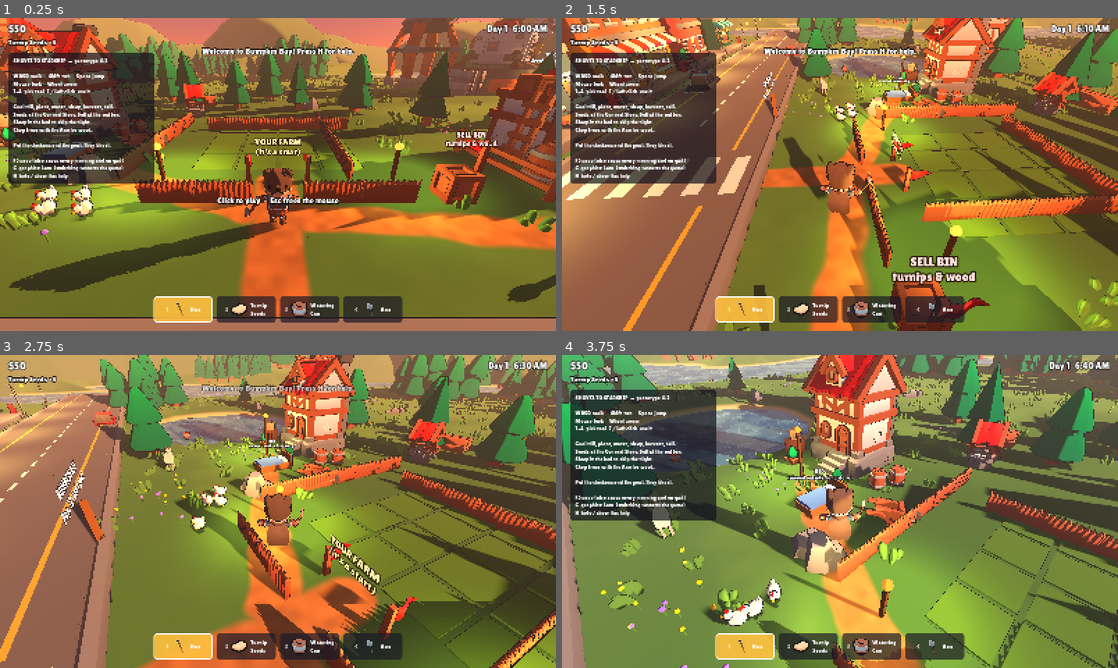
Above: before the commit, frames 1-4 (two rows, left to right).
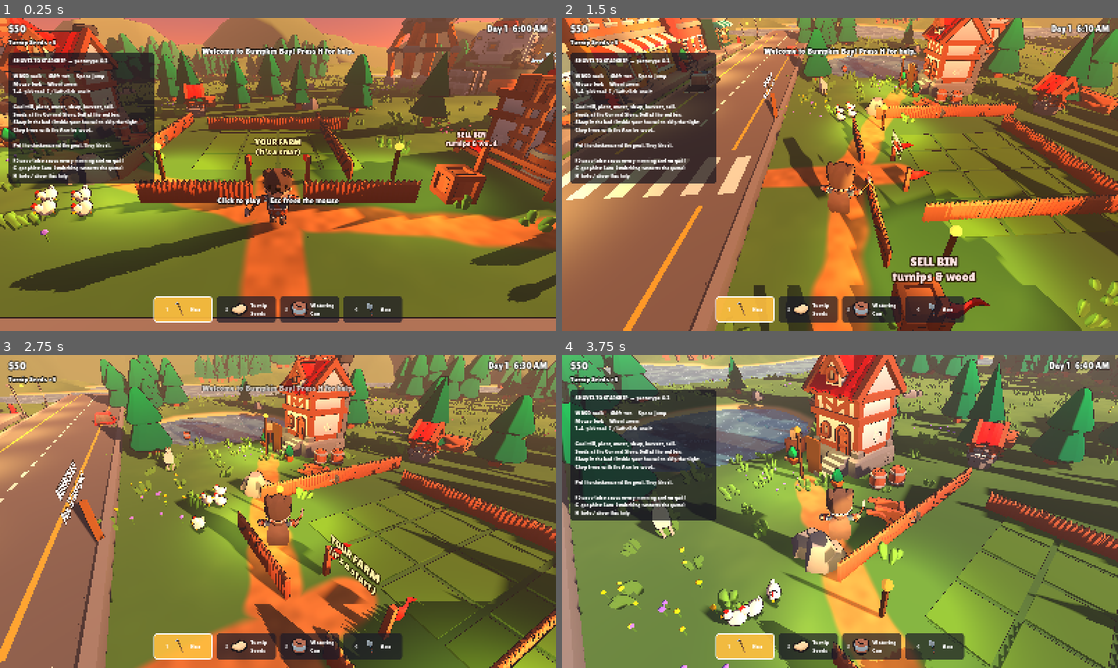
Above: after the commit, the same moments.

Repository: tralesmile/Shovel-to-Starhip
Game: Godot game, scene res://scenes/main.tscn
The game is run twice, just before and just after one commit, with the same random seed, the same clock (stepped at 60 frames per second) and the same inputs.
Inputs (mouse positions are in pixels of both pictures, inside the frame that each line leads up to):
- Up to frame 1 (0.25 s): no input
- Up to frame 2 (1.5 s): tap H (help) at 0.5, 1.25 s; move the mouse to (962, 158) at 0.52 s; hold D (move_right) 0.53-1.28 s; hold E (interact) 0.53-1.28 s; click (962, 158) at 0.67 s; tap Space (jump) at 0.77, 1.07 s; move the mouse to (812, 174) at 1.27 s; hold W (move_forward) from 1.28 s (still down); tap E (interact) at 1.35 s
- Up to frame 3 (2.75 s): keep holding W (move_forward); tap Space (jump) at 1.52, 1.82 s; tap H (help) at 2 s; move the mouse to (289, 505) at 2.02 s; hold E (interact) from 2.03 s (still down); click (289, 505) at 2.1 s
- Up to frame 4 (3.75 s): keep holding W (move_forward); tap H (help) at 2.75 s; move the mouse to (834, 517) at 2.77 s; release E (interact) at 2.78 s; tap Shift (sprint) at 2.85 s; click (834, 517) at 2.92 s; tap Space (jump) at 3.02, 3.32 s; tap E (interact) at 3.05 s; move the mouse to (878, 514) at 3.52 s; hold E (interact) from 3.53 s (still down); tap 1 (tool_1) at 3.6 s

The runs differ from the first frame. In frame 1, 1.6% of the frame differs, in the area x 0-100%, y 28-80%; in frame 2, 0.7%; in frame 3, 0.6%; in frame 4, 1.4%.

Commit message:
Sprint 1: enterable interiors, doors, indoor bed, NPC daily routines + tests
Co-Authored-By: Claude Sonnet 5.5 <noreply@anthropic.com>
Claude-Session: https://claude.ai/code/session_01UudisjYyXV3tKkB1ip5vpR

Diff:
--- /dev/null
+++ b/scripts/buildings.gd
@@ -0,0 +1,109 @@
+class_name Buildings
+extends RefCounted
+## Enterable buildings: each one gets a small interior room parked far from the
+## town (interiors are separate spaces; doors teleport the player between them).
+## Pure helpers (Schedule) are kept free of scene state so they can be unit tested.
+
+const INTERIOR_ORIGIN := Vector3(400, 0, 0)
+const INTERIOR_SPACING := 30.0
+const ROOM := Vector3(8.0, 3.2, 6.0)    ## width (x), height (y), depth (z)
+
+
+## Interior origin for the nth building.
+static func interior_origin(index: int) -> Vector3:
+	return INTERIOR_ORIGIN + Vector3(0, 0, index * INTERIOR_SPACING)
+
+
+static func solid_box(parent: Node, size: Vector3, pos: Vector3, color: Color) -> StaticBody3D:
+	var body := StaticBody3D.new()
+	body.position = pos
+	parent.add_child(body)
+	var mi := Art.box(size, color)
+	body.add_child(mi)
+	var shape := CollisionShape3D.new()
+	var bs := BoxShape3D.new()
+	bs.size = size
+	shape.shape = bs
+	body.add_child(shape)
+	return body
+
+
+## Builds an interior room and an exit door. `outside` is the global spot the exit
+## door drops the player at. Returns {root, entry (global inside spot), exit_door}.
+static func build_interior(parent: Node, index: int, outside: Vector3, wall_color: Color, title: String) -> Dictionary:
+	var origin := interior_origin(index)
+	var room := Node3D.new()
+	room.name = "Interior_%d" % index
+	room.position = origin
+	parent.add_child(room)
+	var t := 0.3
+	solid_box(room, Vector3(ROOM.x, t, ROOM.z), Vector3(0, -t / 2.0, 0), Art.WOOD.darkened(0.1))      # floor
+	solid_box(room, Vector3(ROOM.x, t, ROOM.z), Vector3(0, ROOM.y + t / 2.0, 0), Art.WOOD.darkened(0.3)) # ceiling
+	solid_box(room, Vector3(ROOM.x, ROOM.y, t), Vector3(0, ROOM.y / 2.0, -ROOM.z / 2.0), wall_color)    # back
+	solid_box(room, Vector3(ROOM.x, ROOM.y, t), Vector3(0, ROOM.y / 2.0, ROOM.z / 2.0), wall_color)     # front (door wall)
+	solid_box(room, Vector3(t, ROOM.y, ROOM.z), Vector3(-ROOM.x / 2.0, ROOM.y / 2.0, 0), wall_color)
+	solid_box(room, Vector3(t, ROOM.y, ROOM.z), Vector3(ROOM.x / 2.0, ROOM.y / 2.0, 0), wall_color)
+	# Indoor lighting: a warm lamp that stays on whatever the sun is doing.
+	var lamp := OmniLight3D.new()
+	lamp.position = Vector3(0, ROOM.y - 0.5, 0)
+	lamp.omni_range = 11.0
+	lamp.light_energy = 2.2
+	lamp.light_color = Color(1.0, 0.86, 0.62)
+	room.add_child(lamp)
+	var bulb := Art.box(Vector3(0.3, 0.2, 0.3), Color(1.0, 0.92, 0.6))
+	bulb.position = Vector3(0, ROOM.y - 0.1, 0)
+	room.add_child(bulb)
+	var sign := Art.label(title, 44, Color(1, 0.95, 0.8))
+	sign.position = Vector3(0, ROOM.y - 0.8, -ROOM.z / 2.0 + 0.3)
+	room.add_child(sign)
+	# Exit door on the front wall, standing just inside.
+	var exit_door := Door.new()
+	exit_door.name = "ExitDoor"
+	exit_door.position = Vector3(0, 0, ROOM.z / 2.0 - 0.9)
+	exit_door.destination = outside
+	exit_door.label = "Leave"
+	exit_door.interact_radius = 1.5
+	room.add_child(exit_door)
+	exit_door.add_child(_door_mesh())
+	return {"root": room, "entry": origin + Vector3(0, 0.1, ROOM.z / 2.0 - 1.8), "exit_door": exit_door}
+
+
+## Adds a front door to a facade. Teleports to `entry` inside.
+static func add_front_door(parent: Node, local_pos: Vector3, entry: Vector3, label: String, with_mesh: bool = true) -> Door:
+	var d := Door.new()
+	d.position = local_pos
+	d.destination = entry
+	d.label = label
+	d.interact_radius = 1.6
+	parent.add_child(d)
+	if with_mesh:
+		d.add_child(_door_mesh())
+	return d
+
+
+static func _door_mesh() -> Node3D:
+	var m := Art.box(Vector3(1.1, 2.1, 0.12), Art.WOOD.darkened(0.25))
+	m.position.y = 1.05
+	return m
+
+
+## NPC daily routine, driven by Game.time_of_day (0..1).
+class Schedule:
+	enum Activity { SLEEP, WAKE, WORK, HOME }
+	const WAKE_AT := 6.0
+	const WORK_AT := 8.0
+	const HOME_AT := 17.0
+	const SLEEP_AT := 22.0
+
+	static func activity_at(time_of_day: float, wake_shift: float = 0.0) -> int:
+		var h := fposmod(time_of_day * 24.0 - wake_shift, 24.0)
+		if h >= SLEEP_AT or h < WAKE_AT:
+			return Activity.SLEEP
+		if h < WORK_AT:
+			return Activity.WAKE
+		if h < HOME_AT:
+			return Activity.WORK
+		return Activity.HOME
+
+	static func is_indoors(activity: int) -> bool:
+		return activity != Activity.WORK
--- /dev/null
+++ b/scripts/door.gd
@@ -0,0 +1,23 @@
+class_name Door
+extends Interactable
+## Walk-up door: press E to be moved to `destination` (global position).
+
+@export var destination: Vector3 = Vector3.ZERO
+@export var label: String = "Enter"
+
+
+func get_prompt(_game: GameState) -> String:
+	return "[E] %s" % label
+
+
+func interact(_game: GameState) -> void:
+	var p := get_tree().get_first_node_in_group("player") as Node3D
+	if p != null:
+		go(p)
+
+
+## Moves a body through the door.
+func go(body: Node3D) -> void:
+	body.global_position = destination
+	if body is CharacterBody3D:
+		(body as CharacterBody3D).velocity = Vector3.ZERO
--- a/scripts/hud.gd
+++ b/scripts/hud.gd
@@ -99,7 +99,7 @@
 
 Goal: till, plant, water, sleep, harvest, sell.
 Seeds at the General Store. Sell at the red bin.
-Sleep in the bed to skip the night.
+Sleep in the bed (inside your house) to skip the night.
 Chop trees with the Axe for wood.
 
 Pet the chickens and the goat. They like it.
--- a/scripts/main.gd
+++ b/scripts/main.gd
@@ -11,6 +11,7 @@
 var _lamp_mat: ShaderMaterial
 var _fireflies: Array[CPUParticles3D] = []
 var _day_critters: Array[Node3D] = []
+var _npcs: Array[Npc] = []
 
 const TREE_SPOTS := [
 	Vector3(-8, 0, -9), Vector3(-4, 0, -11), Vector3(2, 0, -10), Vector3(7, 0, -9),
@@ -29,6 +30,7 @@
 	_build_sell_bin()
 	_build_trees()
 	_build_road_and_signs()
+	_build_interiors()
 	_build_spaceport()
 	_build_scenery()
 	_build_flowers()
@@ -67,6 +69,8 @@
 		if c.position.x > 110.0:
 			c.position.x = -110.0
 	_update_daylight()
+	for n in _npcs:
+		n.update_routine(Game.time_of_day, delta)
 
 
 ## Sun, moon, sky colours, lamps and fireflies follow the clock.
@@ -214,37 +218,60 @@
 	Models.solid(self, Models.MED + "resource_lumber.gltf", Vector3(-8, 0, -12), 4.5, 0.2)
 	for bx in [-2.0, 2.0]:
 		Models.put(house, Models.CITY + "bush.gltf", Vector3(bx, 0, 2.8), 3.0)
-	# The bed lives outside. Long story.
+
+
+func _build_store() -> void:
+	var store := Node3D.new()
+	store.name = "Store"
+	store.position = Vector3(14, 0, 4)
+	add_child(store)
+	Models.solid(store, Models.MED + "building_market_red.gltf", Vector3.ZERO, 5.0, 0.0, 0.85)
+	var sign := Art.label("GENERAL STORE\nseeds · snacks · questionable advice", 60, Color(1, 1, 0.8))
+	sign.position = Vector3(0, 6.2, 3.6)
+	sign.billboard = BaseMaterial3D.BILLBOARD_DISABLED
+	store.add_child(sign)
+
+
+## Interiors for the player house, the store and three town homes, plus NPCs
+## with daily routines. Interiors live far away; doors teleport the player.
+func _build_interiors() -> void:
+	var interiors := Node3D.new()
+	interiors.name = "Interiors"
+	add_child(interiors)
+	# 0: player house (the bed finally moved indoors)
+	var house := get_node("House") as Node3D
+	var out0 := house.global_position + Vector3(0, 0.1, 4.2)
+	var in0 := Buildings.build_interior(interiors, 0, out0, Art.WALL, "HOME SWEET HOME\n(rent: free, quality: also free)")
+	Buildings.add_front_door(house, Vector3(0, 0, 2.7), in0["entry"], "Enter your house")
 	var bed := Station.new()
 	bed.name = "Bed"
 	bed.kind = Station.Kind.BED
-	bed.position = Vector3(2.6, 0, 4.4)
+	bed.position = Vector3(-2.4, 0, -1.6)
 	bed.interact_radius = 1.6
-	house.add_child(bed)
-	var frame := Art.box(Vector3(1.2, 0.4, 2.1), Art.WOOD)
-	frame.position.y = 0.2
-	bed.add_child(frame)
-	var head := Art.box(Vector3(1.3, 0.9, 0.12), Art.WOOD.darkened(0.15))
-	head.position = Vector3(0, 0.45, -1.05)
-	bed.add_child(head)
+	in0["root"].add_child(bed)
+	Buildings.solid_box(bed, Vector3(1.2, 0.4, 2.1), Vector3(0, 0.2, 0), Art.WOOD)
+	Buildings.solid_box(bed, Vector3(1.3, 0.9, 0.12), Vector3(0, 0.45, -1.05), Art.WOOD.darkened(0.15))
 	var sheet := Art.box(Vector3(1.1, 0.15, 1.5), Color(0.35, 0.55, 0.85))
 	sheet.position = Vector3(0, 0.47, 0.25)
 	bed.add_child(sheet)
 	var pillow := Art.box(Vector3(0.9, 0.18, 0.4), Color(0.97, 0.95, 0.9))
 	pillow.position = Vector3(0, 0.48, -0.72)
 	bed.add_child(pillow)
-	var note := Art.label("BED\n(moved outside, long story)", 40, Color(0.9, 0.95, 1))
-	note.position = Vector3(0, 1.6, 0)
-	bed.add_child(note)
-
-
-func _build_store() -> void:
-	var store := Node3D.new()
-	store.name = "Store"
-	store.position = Vector3(14, 0, 4)
-	add_child(store)
-	Models.solid(store, Models.MED + "building_market_red.gltf", Vector3.ZERO, 5.0, 0.0, 0.85)
-	var keeper := Models.put(store, Models.CHAR + "Mage.glb", Vector3(0, 0, 2.6), 0.72, 0.0)
+	# 1: general store
+	var store := get_node("Store") as Node3D
+	var out1 := store.global_position + Vector3(-2.5, 0.1, 5.2)
+	var in1 := Buildings.build_interior(interiors, 1, out1, Color(0.9, 0.78, 0.6), "GENERAL STORE\nseeds, snacks, questionable advice")
+	Buildings.add_front_door(store, Vector3(-2.5, 0, 3.3), in1["entry"], "Enter the store")
+	var counter := Station.new()
+	counter.name = "ShopCounter"
+	counter.kind = Station.Kind.SHOP
+	counter.position = Vector3(0, 0, -0.2)
+	counter.interact_radius = 1.9
+	in1["root"].add_child(counter)
+	Models.solid(counter, Models.FOOD + "crate_onions.gltf", Vector3(-1.3, 0, 0), 0.55)
+	Models.solid(counter, Models.FOOD + "crate_carrots.gltf", Vector3(0, 0, 0), 0.55)
+	Models.solid(counter, Models.FOOD + "crate_tomatoes.gltf", Vector3(1.3, 0, 0), 0.55)
+	var keeper := Models.put(in1["root"], Models.CHAR + "Mage.glb", Vector3(0, 0, -1.6), 0.72, 0.0)
 	var ap: AnimationPlayer = keeper.find_children("*", "AnimationPlayer", true, false)[0]
 	Models.set_loops(ap, ["Idle"])
 	ap.play("Idle")
@@ -252,19 +279,32 @@
 		var node := keeper.find_child(n, true, false)
 		if node:
 			node.visible = false
-	var sign := Art.label("GENERAL STORE\nseeds · snacks · questionable advice", 60, Color(1, 1, 0.8))
-	sign.position = Vector3(0, 6.2, 3.6)
-	sign.billboard = BaseMaterial3D.BILLBOARD_DISABLED
-	store.add_child(sign)
-	var counter := Station.new()
-	counter.name = "ShopCounter"
-	counter.kind = Station.Kind.SHOP
-	counter.position = Vector3(0, 0, 4.4)
-	counter.interact_radius = 1.9
-	store.add_child(counter)
-	Models.solid(counter, Models.FOOD + "crate_onions.gltf", Vector3(-1.3, 0, 0), 0.55)
-	Models.solid(counter, Models.FOOD + "crate_carrots.gltf", Vector3(0, 0, 0), 0.55)
-	Models.solid(counter, Models.FOOD + "crate_tomatoes.gltf", Vector3(1.3, 0, 0), 0.55)
+	# 2-4: town homes across the road, each with a resident on a daily routine.
+	var town := get_node("Town") as Node3D
+	var homes := [
+		{"x": -36.0, "color": Color(0.85, 0.9, 0.95), "model": "Rogue.glb", "work": Vector3(11, 0, 9), "shift": 0.0, "name": "Pip"},
+		{"x": -25.5, "color": Color(0.95, 0.85, 0.85), "model": "Knight.glb", "work": Vector3(-10, 0, 20), "shift": 0.5, "name": "Dame Gertrude"},
+		{"x": -15.0, "color": Color(0.88, 0.95, 0.85), "model": "Barbarian.glb", "work": Vector3(-18, 0, 3), "shift": -0.5, "name": "Bork"},
+	]
+	for i in homes.size():
+		var h: Dictionary = homes[i]
+		var outside := Vector3(h["x"], 0.1, 22.8)
+		var inside := Buildings.build_interior(interiors, 2 + i, outside, h["color"], "%s's place" % h["name"])
+		Buildings.add_front_door(town, Vector3(h["x"], 0, 24.4), inside["entry"], "Enter %s's home" % h["name"])
+		var npc := Npc.new()
+		npc.name = "Npc_%d" % i
+		add_child(npc)
+		npc.setup(Models.CHAR + h["model"])
+		npc.home_spot = interior_pos(2 + i, Vector3(1.8, 0, -1.2))
+		npc.work_spot = h["work"]
+		npc.door_outside = outside
+		npc.wake_shift = h["shift"]
+		npc.global_position = npc.home_spot
+		_npcs.append(npc)
+
+
+func interior_pos(index: int, local: Vector3) -> Vector3:
+	return Buildings.interior_origin(index) + local
 
 
 func _build_sell_bin() -> void:
--- /dev/null
+++ b/scripts/npc.gd
@@ -0,0 +1,60 @@
+class_name Npc
+extends Node3D
+## Townsperson with a daily routine: sleeps/wakes/relaxes in their home interior,
+## and works at a spot outdoors during the day. Follows Game.time_of_day.
+
+var home_spot: Vector3          ## global position inside the home interior
+var work_spot: Vector3          ## global position outdoors
+var door_outside: Vector3       ## global position just outside the home door
+var wake_shift: float = 0.0     ## hours; lets NPCs have different habits
+var activity: int = -1
+var indoors: bool = true
+var speed: float = 2.0
+var _anim: AnimationPlayer
+
+
+func setup(model_path: String) -> void:
+	var m := Models.put(self, model_path, Vector3.ZERO, 0.72, 0.0)
+	var found := m.find_children("*", "AnimationPlayer", true, false)
+	if not found.is_empty():
+		_anim = found[0]
+		Models.set_loops(_anim, ["Idle", "Walking_A"])
+		_anim.play("Idle")
+	for n in ["Spellbook", "Spellbook_open", "1H_Wand", "2H_Staff"]:
+		var node := m.find_child(n, true, false)
+		if node:
+			node.visible = false
+
+
+## Follow the routine. Leaving home: appear at the door, walk to work. Going home:
+## walk to the door, then vanish inside (interiors are far-away rooms).
+func update_routine(time_of_day: float, delta: float) -> void:
+	var act := Buildings.Schedule.activity_at(time_of_day, wake_shift)
+	var want_in := Buildings.Schedule.is_indoors(act)
+	activity = act
+	if indoors and not want_in:
+		indoors = false
+		global_position = door_outside
+	var goal := work_spot
+	if want_in:
+		goal = home_spot if indoors else door_outside
+	if indoors:
+		global_position = home_spot
+		_play("Idle")
+		return
+	var to := goal - global_position
+	to.y = 0.0
+	if to.length() > 0.2:
+		global_position += to.normalized() * min(speed * delta, to.length())
+		rotation.y = atan2(to.x, to.z)
+		_play("Walking_A")
+	else:
+		_play("Idle")
+		if want_in:
+			indoors = true
+			global_position = home_spot
+
+
+func _play(anim: String) -> void:
+	if _anim and _anim.has_animation(anim) and _anim.current_animation != anim:
+		_anim.play(anim)
--- a/tests/run_tests.gd
+++ b/tests/run_tests.gd
@@ -15,7 +15,7 @@
 	for test in [
 		"test_economy", "test_sell_all", "test_farm_cycle", "test_dry_crop_does_not_grow",
 		"test_no_seeds", "test_tree_chop_and_regrow", "test_shop_station", "test_clock_text",
-		"test_save_roundtrip",
+		"test_save_roundtrip", "test_door_enter_exit", "test_npc_schedule", "test_npc_routine_movement",
 	]:
 		_fresh_game()
 		var ok = call(test)
@@ -188,3 +188,56 @@
 	check(game.count("wood") == 7, "inventory restored")
 	check(p.state == FarmPlot.State.PLANTED and p.growth == 1 and p.watered, "plot restored")
 	return true
+
+
+func test_door_enter_exit() -> bool:
+	var outside := Vector3(10, 0.1, 5)
+	var inside := Buildings.build_interior(root, 0, outside, Color.WHITE, "Test")
+	var front := Buildings.add_front_door(root, Vector3(10, 0, 3), inside["entry"], "Enter", false)
+	var body := CharacterBody3D.new()
+	root.add_child(body)
+	body.global_position = Vector3(10, 0.1, 4)
+	body.velocity = Vector3(3, 0, 3)
+	check(front.get_prompt(game) == "[E] Enter", "door prompt")
+	front.go(body)
+	check(body.global_position.is_equal_approx(inside["entry"]), "entering teleports inside")
+	check(body.global_position.x > 300.0, "interior is parked away from town")
+	check(body.velocity == Vector3.ZERO, "velocity cleared at door")
+	(inside["exit_door"] as Door).go(body)
+	check(body.global_position.is_equal_approx(outside), "exit door returns outside")
+	check(Buildings.interior_origin(2) != Buildings.interior_origin(3), "interiors do not overlap")
+	return true
+
+
+func test_npc_schedule() -> bool:
+	var S = Buildings.Schedule
+	check(S.activity_at(3.0 / 24.0) == S.Activity.SLEEP, "3am sleep")
+	check(S.activity_at(7.0 / 24.0) == S.Activity.WAKE, "7am wake")
+	check(S.activity_at(12.0 / 24.0) == S.Activity.WORK, "noon work")
+	check(S.activity_at(19.0 / 24.0) == S.Activity.HOME, "7pm home")
+	check(S.activity_at(23.0 / 24.0) == S.Activity.SLEEP, "11pm sleep")
+	check(S.activity_at(7.0 / 24.0, 1.5) == S.Activity.SLEEP, "late riser still asleep at 7am")
+	check(S.is_indoors(S.Activity.WORK) == false, "work is outdoors")
+	check(S.is_indoors(S.Activity.SLEEP), "sleep is indoors")
+	return true
+
+
+func test_npc_routine_movement() -> bool:
+	var npc := Npc.new()
+	root.add_child(npc)
+	npc.home_spot = Vector3(400, 0, 60)
+	npc.work_spot = Vector3(0, 0, 20)
+	npc.door_outside = Vector3(-5, 0, 22)
+	npc.update_routine(3.0 / 24.0, 0.1)
+	check(npc.indoors and npc.global_position.is_equal_approx(npc.home_spot), "asleep at home at 3am")
+	npc.update_routine(12.0 / 24.0, 0.1)
+	check(not npc.indoors, "leaves home for work at noon")
+	check(npc.global_position.distance_to(npc.door_outside) < 1.0, "appears at the door")
+	for i in 400:
+		npc.update_routine(12.0 / 24.0, 0.1)
+	check(npc.global_position.distance_to(npc.work_spot) < 0.3, "walks to work")
+	npc.update_routine(19.0 / 24.0, 0.1)
+	for i in 400:
+		npc.update_routine(19.0 / 24.0, 0.1)
+	check(npc.indoors and npc.global_position.is_equal_approx(npc.home_spot), "goes home in the evening")
+	return true
Not shown, added: scripts/buildings.gd.uid
Not shown, added: scripts/door.gd.uid
Not shown, added: scripts/npc.gd.uid
Not shown, changed: docs/LOG.md
Not shown, changed: docs/PLAN.md
